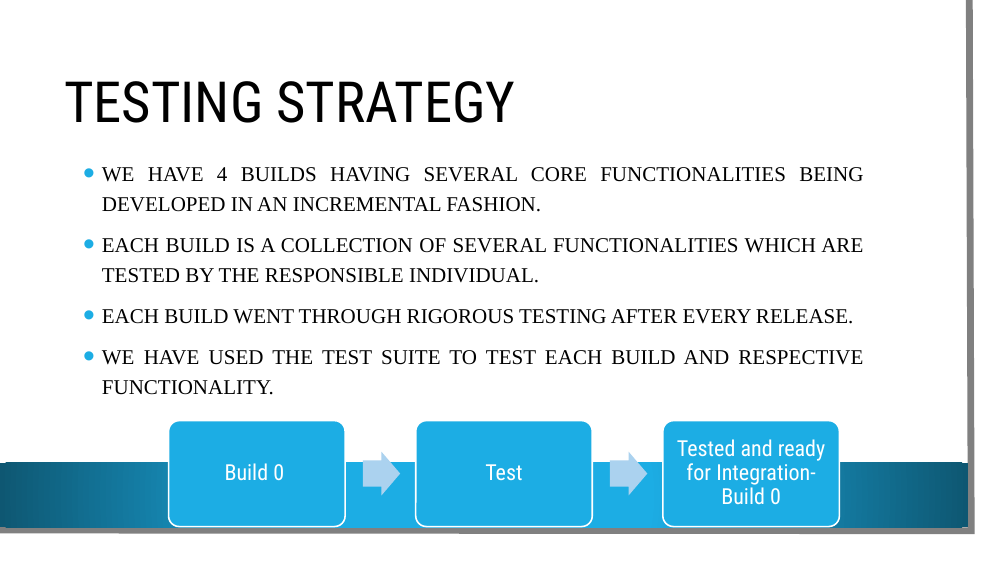
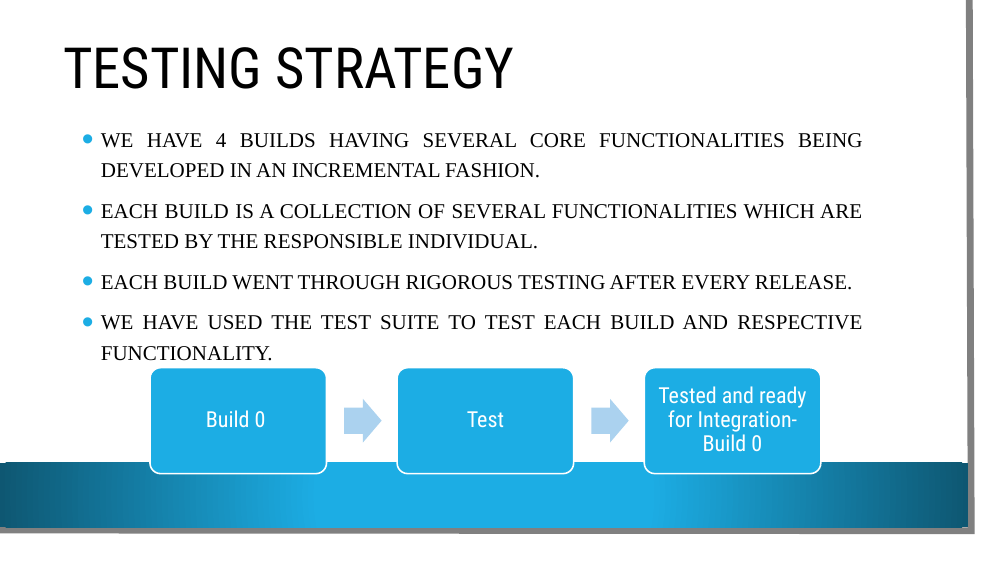
Before and after one commit to VamsiDevalla/Student-Attendance-Tracking, a slide deck: slide 13 of final ppt.pptx. Drawn at 1008x567 pixels with LibreOffice and Linux fonts; fonts in the diff are those of the drawing; background and template pictures are left out. Boxes give left, top, right and bottom in pixels: in the first picture for what was removed or moved away, otherwise in the second. Text is boxed around its words. In the diff, an @@ line names an element or a change of style, - is before the commit and + after.

```diff
--- a/final ppt.pptx
+++ b/final ppt.pptx
@@ title "TESTING STRATEGY": place and size @@
-title "TESTING STRATEGY" at box(64, 81, 515, 123)
+title "TESTING STRATEGY" at box(63, 47, 514, 89)
@@ text "WE HAVE 4 BUILDS HAVING ...": place and size @@
-text "WE HAVE 4 BUILDS HAVING ..." at box(102, 167, 863, 395)
+text "WE HAVE 4 BUILDS HAVING ..." at box(101, 133, 862, 361)
@@ 3 texts, 3 rounded rectangles, 2 right arrows: place and size @@
-3 texts, 3 rounded rectangles, 2 right arrows at box(169, 420, 840, 526)
+3 texts, 3 rounded rectangles, 2 right arrows at box(150, 368, 821, 473)
```
Also in this commit, not shown: 4 other slides changed, 1 slide added.
